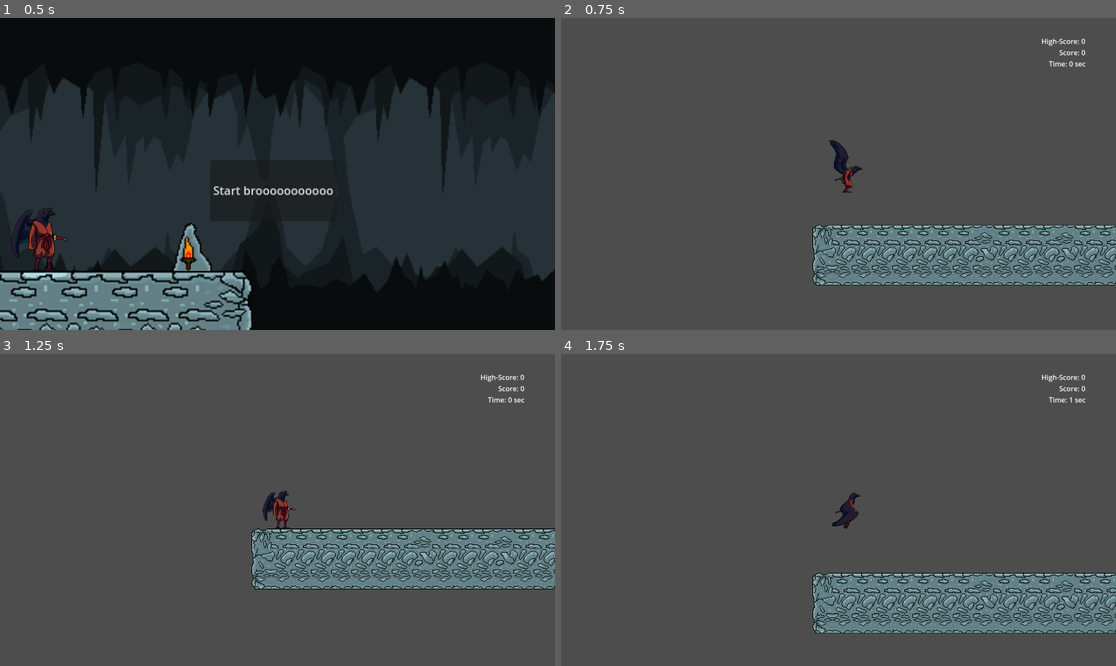
Above: before the commit, frames 1-4 (two rows, left to right).
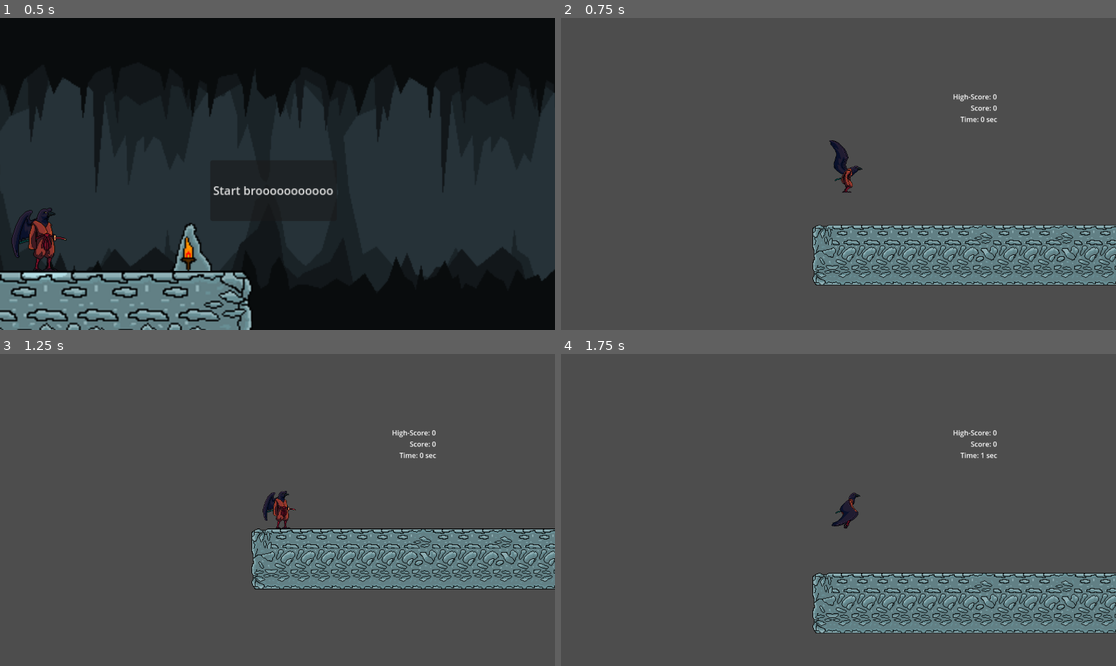
Above: after the commit, the same moments.

Repository: Neolanco/samurai-game
Game: Godot game, scene res://titlescreen.tscn
The game is run twice, just before and just after one commit, with the same random seed, the same clock (stepped at 60 frames per second) and the same inputs.
Inputs:
- Up to frame 1 (0.5 s): no input
- Up to frame 2 (0.75 s): click "Start brooooooooooo" at 0.5 s
- Up to frame 3 (1.25 s): no input
- Up to frame 4 (1.75 s): tap Enter (ui_accept) at 1.25, 1.52 s; hold W from 1.28 s (still down); hold Space from 1.28 s (still down)

Frame 1 is identical in both runs. In frame 2, 0.4% of the frame differs, in the area x 70-95%, y 6-34%; in frame 3, 0.4%; in frame 4, 0.4%.

Commit message:
move score field

Diff:
--- a/main.tscn
+++ b/main.tscn
@@ -11,9 +11,9 @@
 [node name="Camera2D2" type="Camera2D" parent="Player1"]
 
 [node name="ScoreLabel" type="Label" parent="Player1/Camera2D2"]
-offset_left = 260.0
-offset_top = -318.0
-offset_right = 570.0
-offset_bottom = -288.0
+offset_left = 56.0
+offset_top = -190.0
+offset_right = 366.0
+offset_bottom = -160.0
 text = "Test"
 horizontal_alignment = 2
--- a/project.godot
+++ b/project.godot
@@ -12,7 +12,7 @@
 
 config/name="samurai-game"
 run/main_scene="res://titlescreen.tscn"
-config/features=PackedStringArray("4.2", "GL Compatibility")
+config/features=PackedStringArray("4.3", "GL Compatibility")
 boot_splash/image="res://refrences/lennard.png"
 config/icon="res://icon.svg"
 
Not shown: 1 places in titlescreen.tscn that only renumber resources
